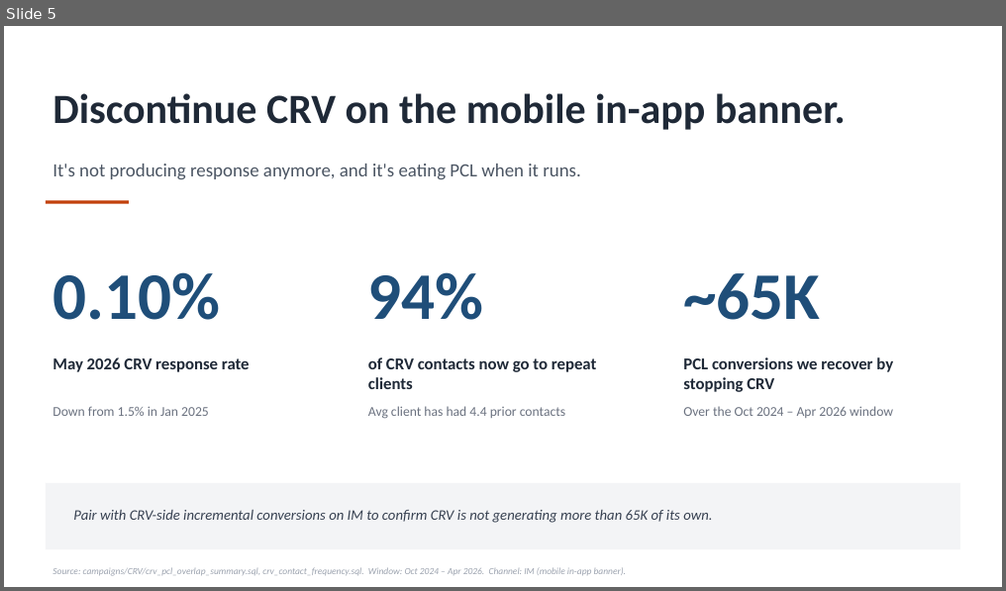
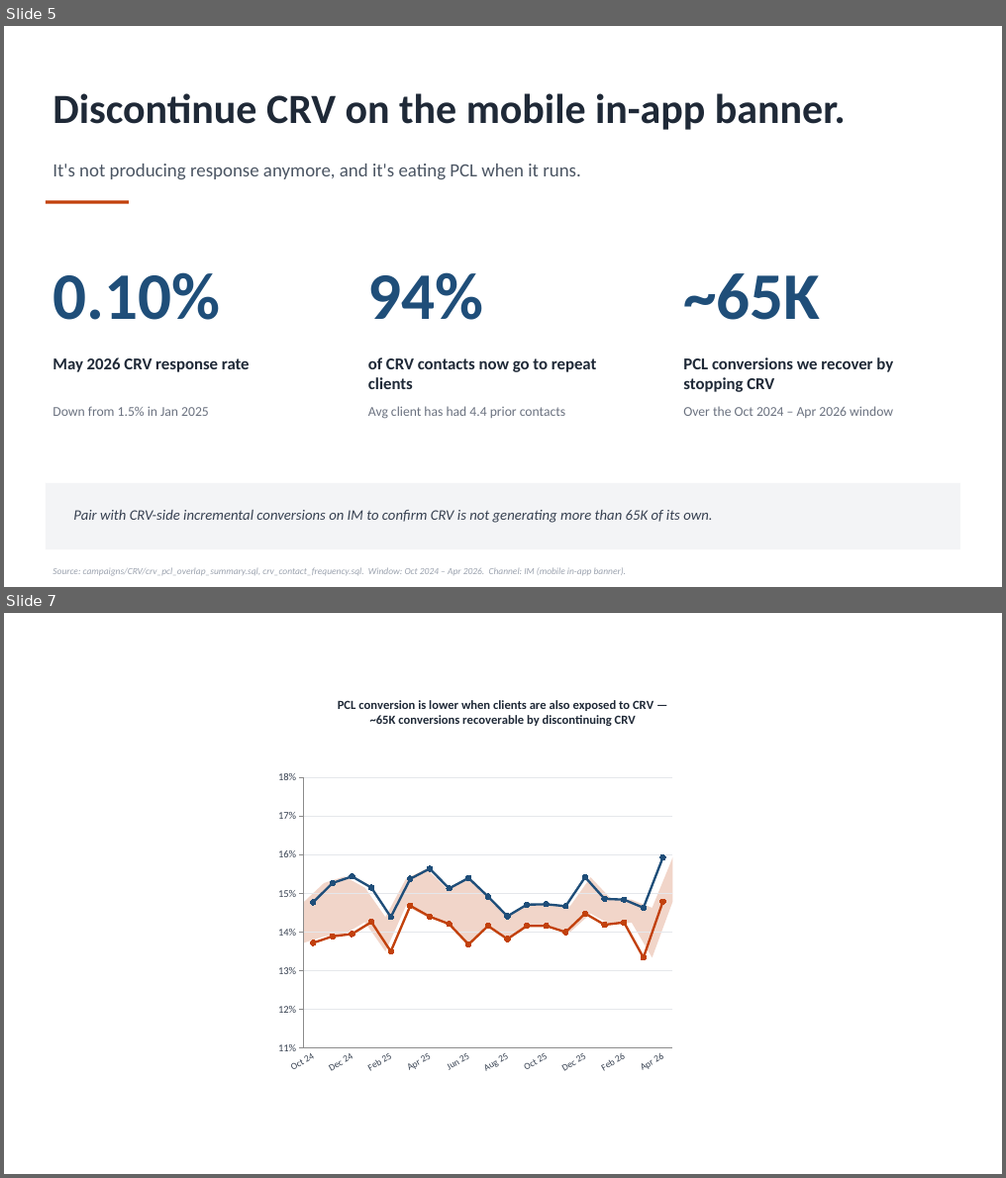
Before and after one commit to 7AVS/Learning_R, a slide deck: campaigns/CRV/Presentation1.pptx. Shown one above the other, each under a label of ours: slide 5 before the commit, slides 5 and 7 after it; the slides between them are not shown. The pictures are 1006x591 and 1006x1178 pixels, drawn with LibreOffice and Linux fonts; fonts in the diff are those of the drawing. Boxes give left, top, right and bottom in pixels: in the first picture for what was removed or moved away, otherwise in the second. Text is boxed around its words. In the diff, an @@ line names an element or a change of style, - is before the commit and + after.

```diff
--- a/campaigns/CRV/Presentation1.pptx
+++ b/campaigns/CRV/Presentation1.pptx
@@ slide 7 added at [4,613,1002,1174], background #FFFFFF @@
@@ line chart added at [253,682,752,1118] @@
+title "PCL conversion is lower when clients are also exposed to CRV — ~65K conversions recoverable by discontinuing CRV"
+categories: Oct 24, Nov 24, Dec 24, Jan 25, Feb 25, Mar 25, Apr 25, May 25, Jun 25, Jul 25, Aug 25, Sep 25, Oct 25, Nov 25, Dec 25, Jan 26, Feb 26, Mar 26, Apr 26
+Series 1: 13.7, 13.9, 13.9, 14.3, 13.5, 14.7, 14.4, 14.2, 13.7, 14.2, 13.8, 14.2, 14.2, 14, 14.5, 14.2, 14.2, 13.3, 14.8
+Series 2: 14.8, 15.3, 15.4, 15.2, 14.4, 15.4, 15.6, 15.1, 15.4, 14.9, 14.4, 14.7, 14.7, 14.7, 15.4, 14.9, 14.8, 14.6, 15.9
@@ freeform shape added at [303,858,672,959], fill #C2410C at 22% opacity @@
```
Also in this commit, not shown: 1 slide changed, 1 other slide added, 23 other files.
